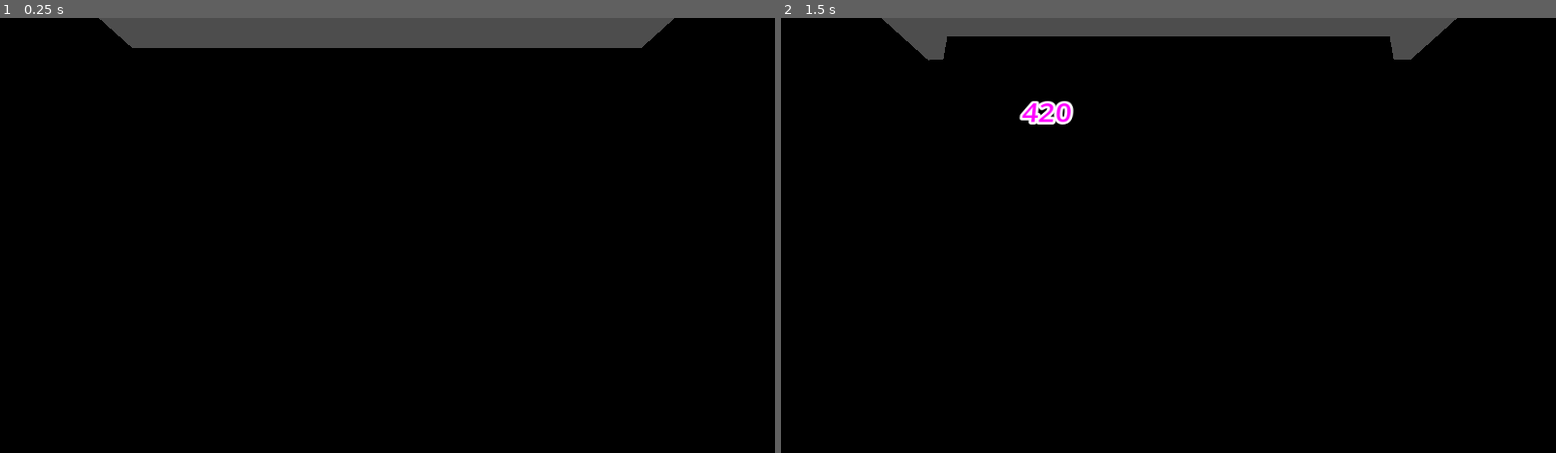
Above: before the commit, frames 1-2 (left to right).
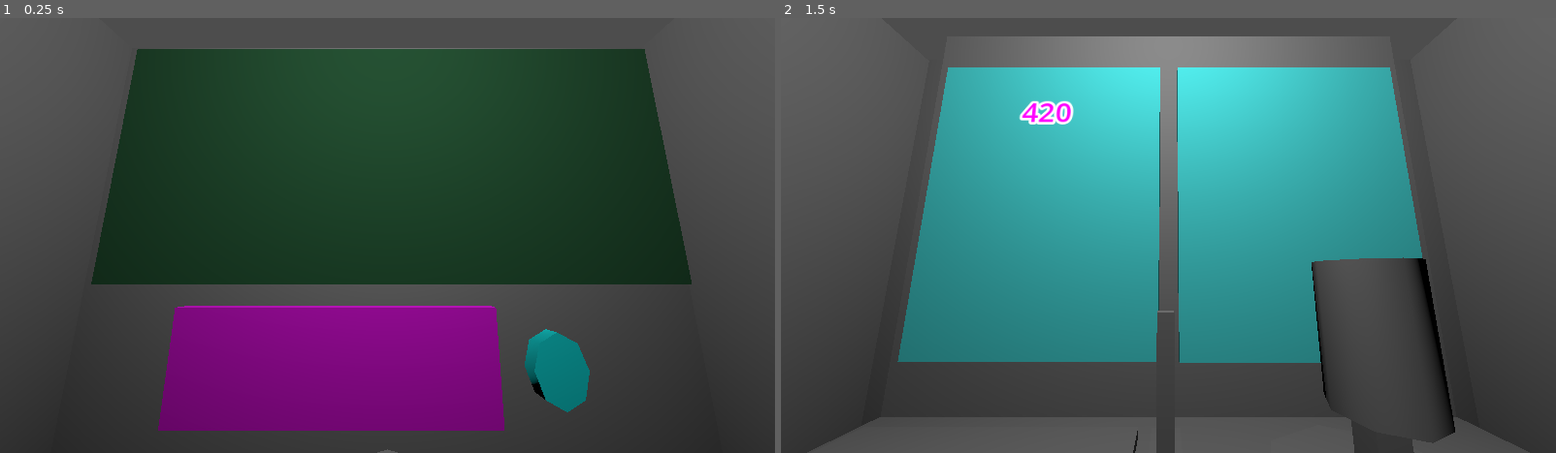
Above: after the commit, the same moments.

Repository: YamatoDev/L-Week-Project-2025
Game: Godot game, scene res://room.tscn
Same seed, same stepped clock (60 frames per second), same inputs: the game is played once before the commit and once after it.
Inputs (mouse positions are in pixels of both pictures, inside the frame that each line leads up to):
- Up to frame 1 (0.25 s): no input
- Up to frame 2 (1.5 s): tap Enter at 0.5 s; move the mouse to (1339, 213) at 0.52 s; hold Tab (change_cam) 0.53-1.25 s; click (1339, 213) at 0.67 s; tap Space at 1.25 s; drag from (1013, 257) to (1129, 322) at 1.27 s

The runs differ from the first frame. In frame 1, 95% of the frame differs, in the area x 0-100%, y 0-100%; in frame 2, 96%.

Commit message:
Added light

Diff:
--- a/room.tscn
+++ b/room.tscn
@@ -126,7 +126,6 @@
 
 [node name="Seat" type="CSGCylinder3D" parent="CSGCombiner3D"]
 transform = Transform3D(1, 0, 0, 0, 1, 0, 0, 0, 1, 0.641194, 0.0578613, 0)
-visible = false
 height = 0.134277
 
 [node name="Seat2" type="CSGCylinder3D" parent="CSGCombiner3D/Seat"]
@@ -141,6 +140,7 @@
 
 [node name="Back" type="CSGBox3D" parent="CSGCombiner3D/Seat"]
 transform = Transform3D(1, 0, 0, 0, 1, 0, 0, 0, 1, 0.332456, 0.865683, 0.00253296)
+visible = false
 size = Vector3(0.144104, 0.847656, 0.559631)
 
 [node name="CodeManager" type="Node" parent="."]
@@ -151,3 +151,6 @@
 modulate = Color(1, 0, 1, 1)
 outline_modulate = Color(1, 1, 1, 1)
 text = "CODE"
+
+[node name="OmniLight3D" type="OmniLight3D" parent="."]
+transform = Transform3D(1, 0, 0, 0, 1, 0, 0, 0, 1, 0, 2.78648, 0)
